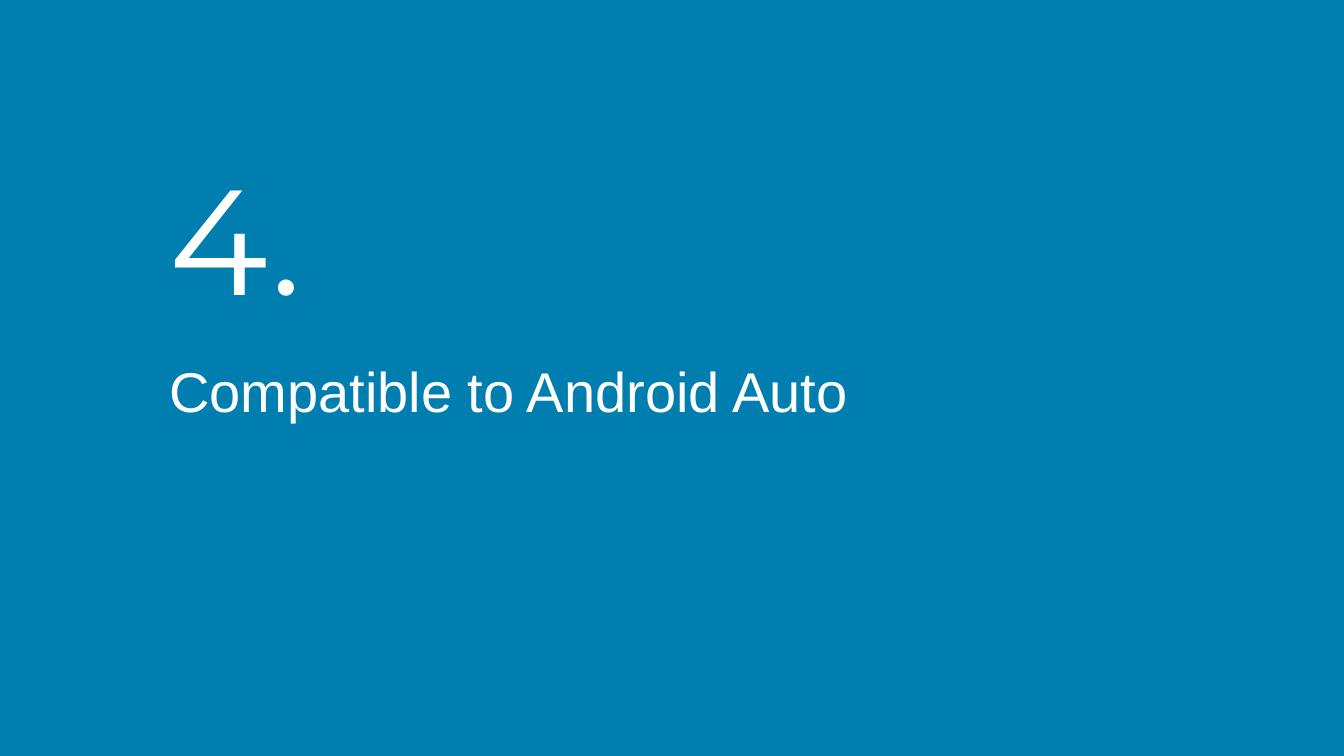
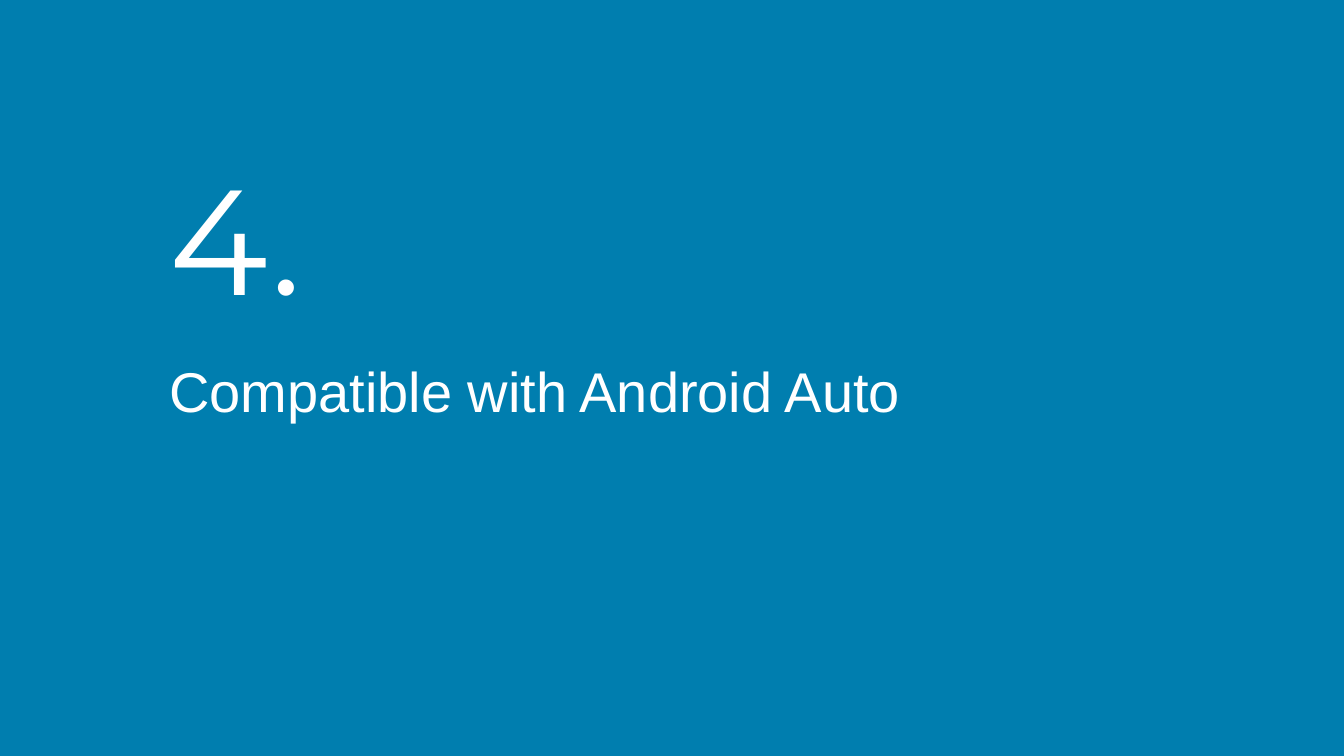
Before and after one commit to mpiresgro/AndroidAutoInfo, a slide deck: slide 18 of Final/Presentation_Joao_Mauro.pptx. Drawn at 1344x756 pixels with LibreOffice and Linux fonts; fonts in the diff are those of the drawing; background and template pictures are left out. Boxes give left, top, right and bottom in pixels: in the first picture for what was removed or moved away, otherwise in the second. Text is boxed around its words. In the diff, an @@ line names an element or a change of style, - is before the commit and + after.

```diff
--- a/Final/Presentation_Joao_Mauro.pptx
+++ b/Final/Presentation_Joao_Mauro.pptx
@@ text at <box>169,371,900,422</box>: text changed @@
-Compatible to Android Auto
+Compatible with Android Auto
```
Also in this commit, not shown: 12 other slides changed, 18 slides removed.
